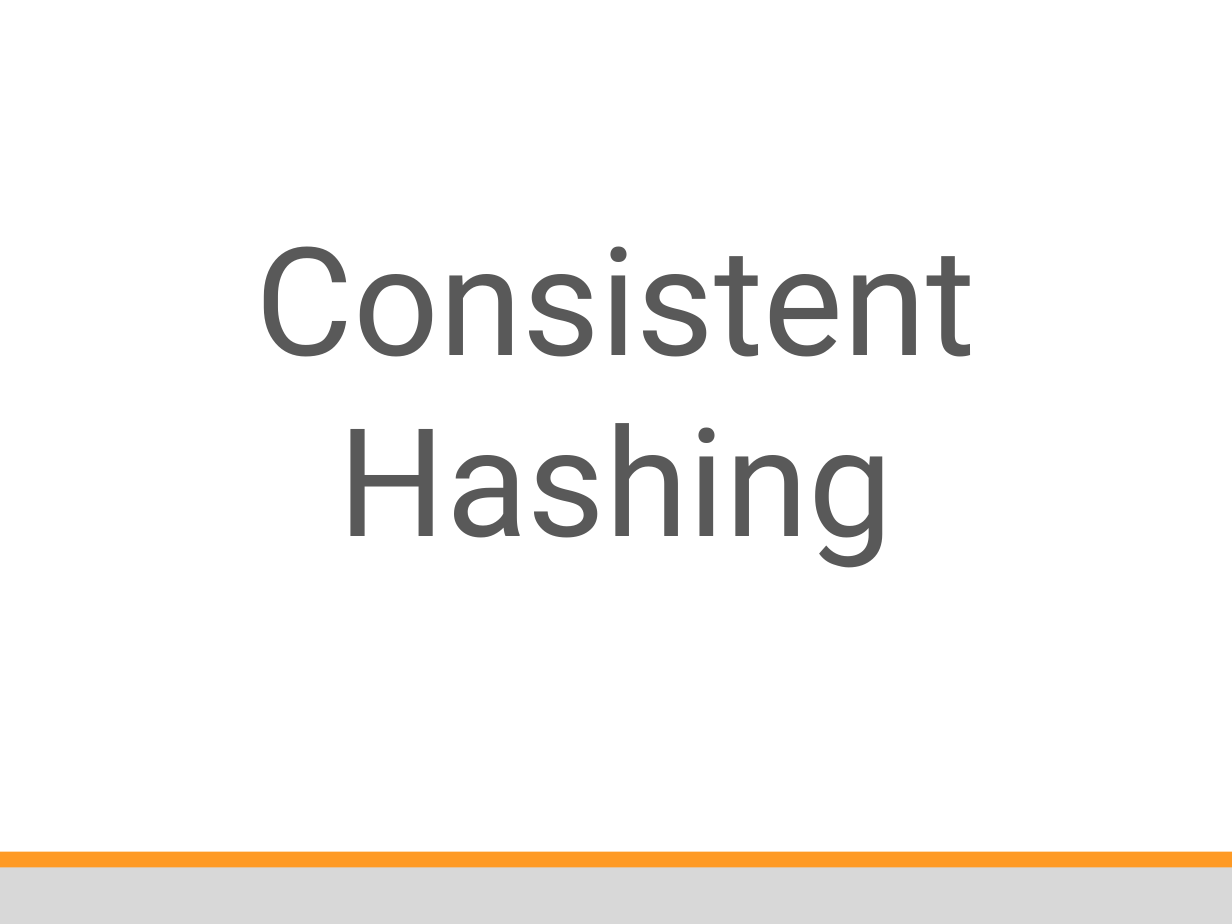
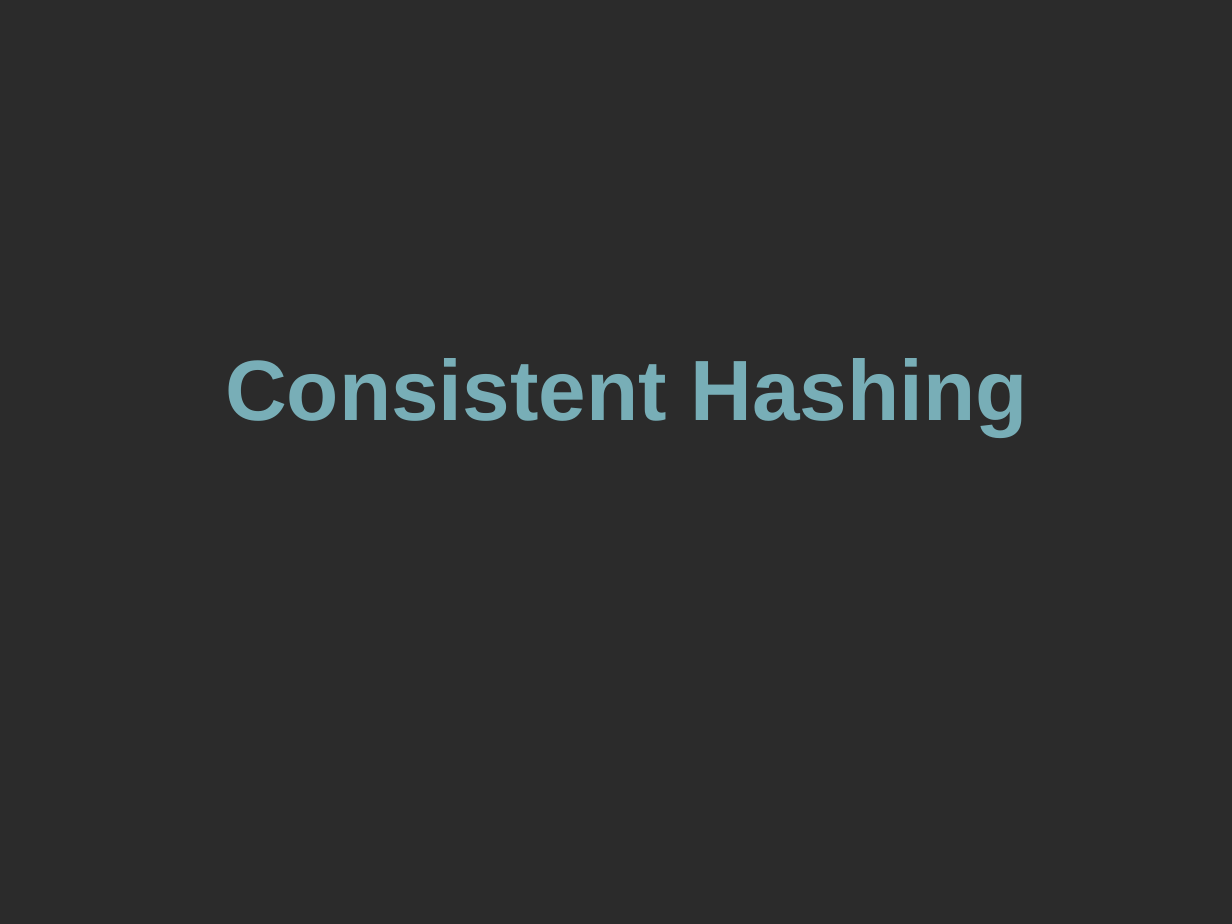
Before and after one commit to Cloudxtreme/training_material, a slide deck: slide 9 of unsorted/ps dev training/source ppt slides/Riak 201 - LearningToShare.pptx (slide 10 before the commit). Drawn at 1232x924 pixels with LibreOffice and Linux fonts; fonts in the diff are those of the drawing; background and template pictures are left out; a plain dark background stands for a picture behind light text. Boxes give left, top, right and bottom in pixels: in the first picture for what was removed or moved away, otherwise in the second. Text is boxed around its words. In the diff, an @@ line names an element or a change of style, - is before the commit and + after.

```diff
--- a/unsorted/ps dev training/source ppt slides/Riak 201 - LearningToShare.pptx
+++ b/unsorted/ps dev training/source ppt slides/Riak 201 - LearningToShare.pptx
@@ background #FFFFFF to picture (left out) @@
@@ title "Consistent Hashing": place and size @@
-title "Consistent Hashing" at bbox=[256, 246, 976, 568]
+title "Consistent Hashing" at bbox=[225, 358, 1028, 435]
@@ title "Consistent Hashing" at bbox=[225, 358, 1028, 435]: size 88 to 50 pt, font Roboto to Arial, text colour #595959 to #78AEB7, bold on @@
@@ rectangle removed at bbox=[0, 851, 1232, 872] @@
@@ rectangle removed at bbox=[0, 867, 1232, 924] @@
```
Also in this commit, not shown: 27 other slides changed, 12 slides added, 14 slides removed.
